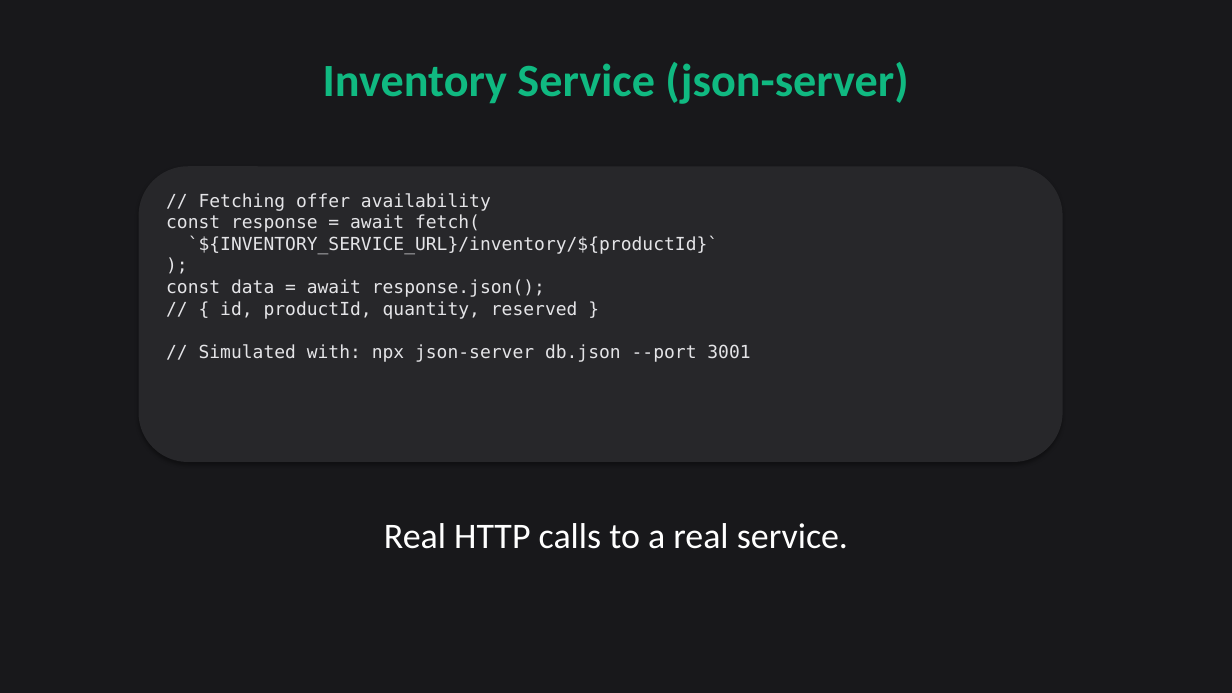
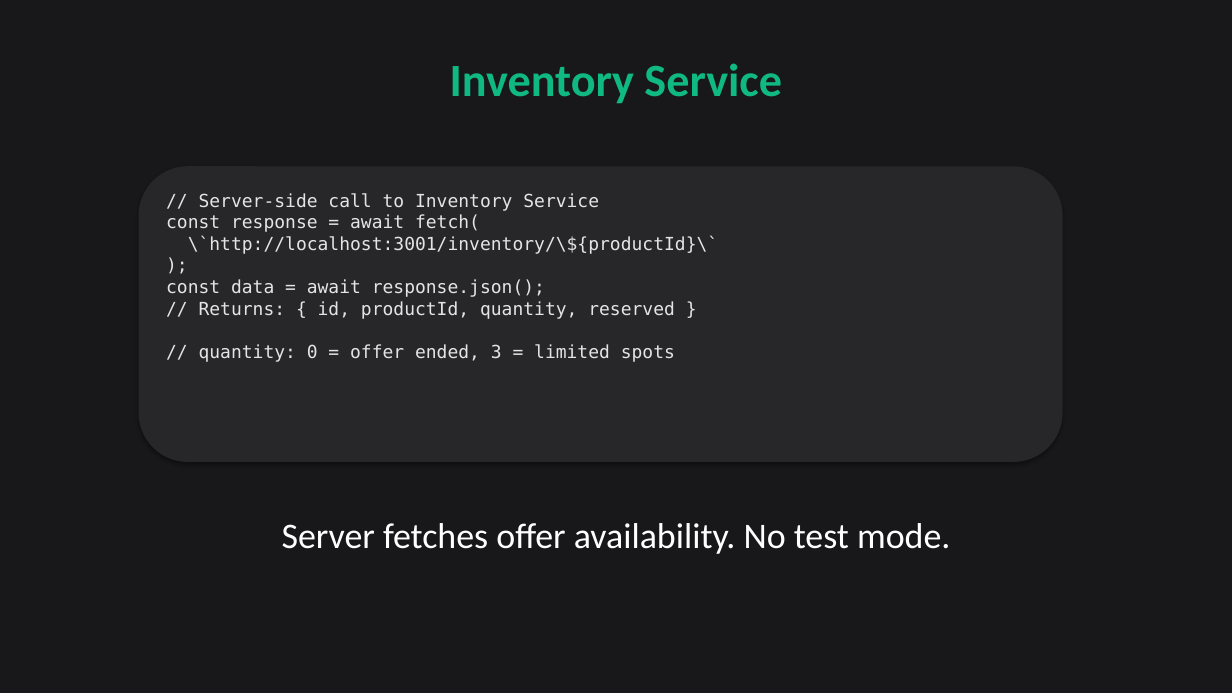
Before and after one commit to citypaul/scenarist, a slide deck: slide 7 of docs/promotional-campaign/presentations/video-02-meet-payflow.pptx (slide 8 before the commit). Drawn at 1232x693 pixels with LibreOffice and Linux fonts; fonts in the diff are those of the drawing. Boxes give left, top, right and bottom in pixels: in the first picture for what was removed or moved away, otherwise in the second. Text is boxed around its words. In the diff, an @@ line names an element or a change of style, - is before the commit and + after.

```diff
--- a/docs/promotional-campaign/presentations/video-02-meet-payflow.pptx
+++ b/docs/promotional-campaign/presentations/video-02-meet-payflow.pptx
@@ text at [450, 63, 782, 104]: text changed @@
-Inventory Service (json-server)
+Inventory Service
@@ text at [166, 193, 718, 362]: text changed @@
-// Fetching offer availability
-const response = await fetch(
-`${INVENTORY_SERVICE_URL}/inventory/${productId}`
-);
-const data = await response.json();
-// { id, productId, quantity, reserved }
-// Simulated with: npx json-server db.json --port 3001
+// Server-side call to Inventory Service
+const response = await fetch(
+\`http://localhost:3001/inventory/\${productId}\`
+);
+const data = await response.json();
+// Returns: { id, productId, quantity, reserved }
+// quantity: 0 = offer ended, 3 = limited spots
@@ text at [282, 523, 950, 554]: text changed @@
-Real HTTP calls to a real service.
+Server fetches offer availability. No test mode.
```
Also in this commit, not shown: 9 other slides changed, 4 slides added, 4 slides removed, 12 other files.
